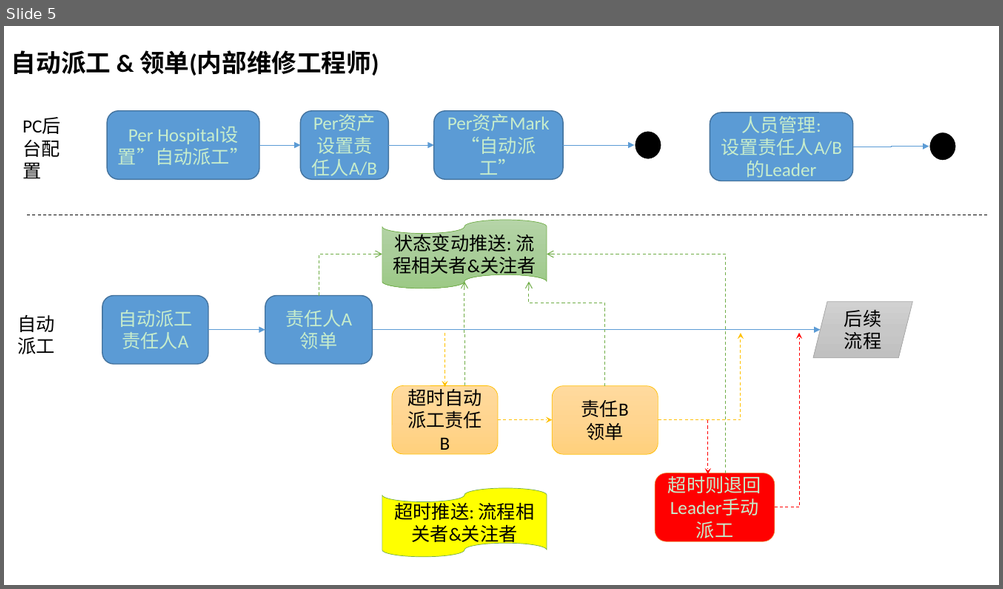
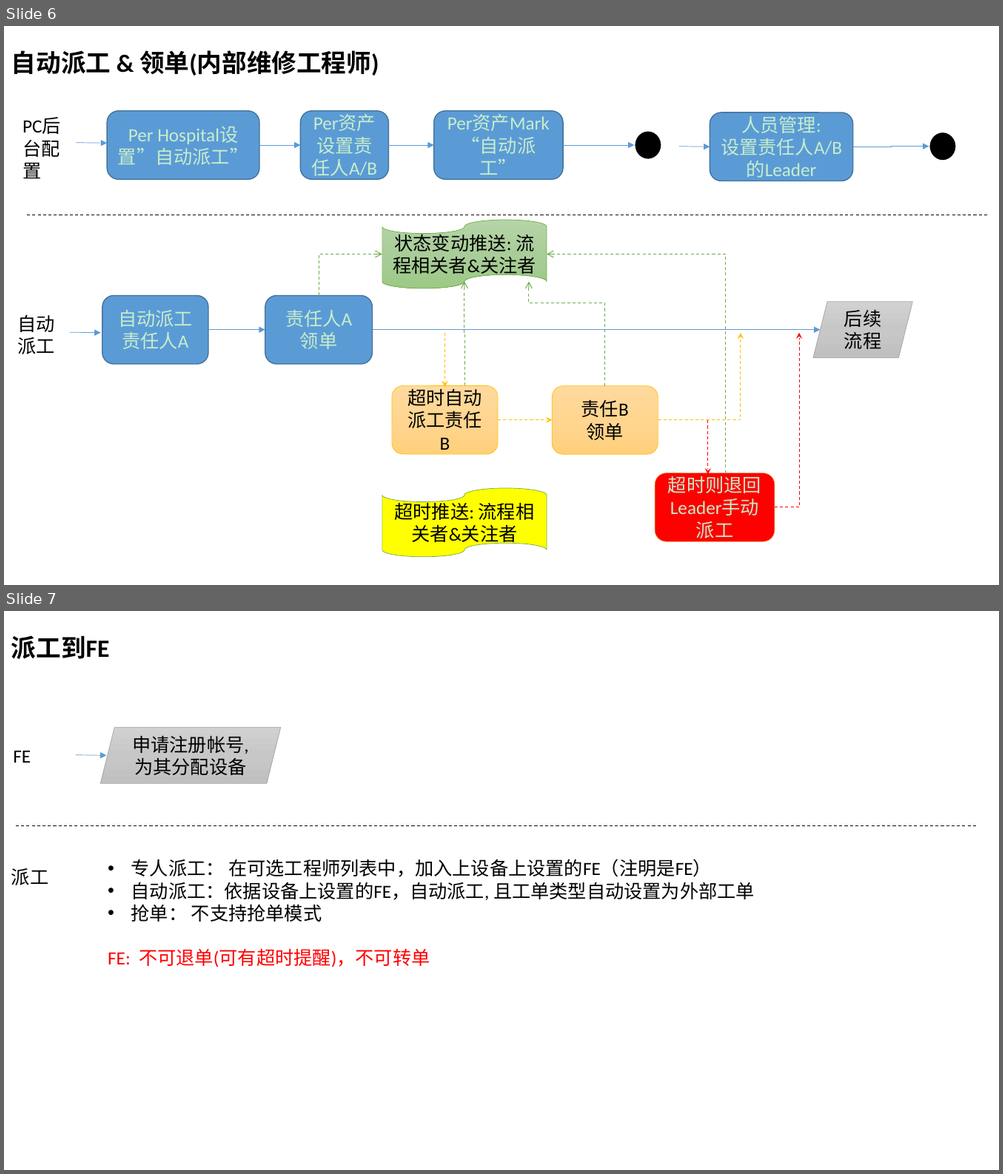
Before and after one commit to devhotmail/APMHome, a slide deck: Document/APM_bizflow.pptx. Shown one above the other, each under a label of ours: slide 5 before the commit, slides 6 and 7 after it. The pictures are 1003x589 and 1003x1174 pixels, drawn with LibreOffice and Linux fonts; fonts in the diff are those of the drawing. Boxes give left, top, right and bottom in pixels: in the first picture for what was removed or moved away, otherwise in the second. Text is boxed around its words. In the diff, an @@ line names an element or a change of style, - is before the commit and + after.

```diff
--- a/Document/APM_bizflow.pptx
+++ b/Document/APM_bizflow.pptx
@@ slide 7 added at (4, 611, 999, 1170), background #C7EDCC @@
@@ text added at (11, 635, 110, 659), 24 pt, text #000000, bold @@
+派工到FE
@@ parallelogram added at (100, 727, 281, 783), fill gradient #D2D2D2 to #C8C8C8 to #C0C0C0, outline #A5A5A5 0.5 pt, 18 pt, text #000000 @@
+申请注册帐号, 为其分配设备
@@ text added at (13, 750, 31, 763), 18 pt, text #000000 @@
+FE
@@ arrow added from (76, 755) to (106, 756), #5B9BD5 0.5 pt @@
@@ line added from (16, 826) to (977, 826), #000000 0.75 pt dashed @@
@@ text added at (11, 869, 48, 886), 18 pt, text #000000 @@
+派工
@@ text added at (108, 859, 754, 968), 18 pt, text #000000 @@
+• 专人派工： 在可选工程师列表中，加入上设备上设置的FE（注明是FE）
+• 自动派工：依据设备上设置的FE，自动派工, 且工单类型自动设置为外部工单
+• 抢单： 不支持抢单模式
+FE: 不可退单(可有超时提醒)，不可转单
@@ what was slide 5 is now slide 6 @@
@@ slide 6 changed as well @@
@@ arrow added from (77, 142) to (107, 143), #5B9BD5 0.5 pt @@
@@ arrow added from (678, 146) to (710, 147), #5B9BD5 0.5 pt @@
@@ arrow added from (70, 332) to (101, 332), #5B9BD5 0.5 pt @@
```
Also in this commit, not shown: 4 other slides changed, 4 other slides added, 1 other file.
